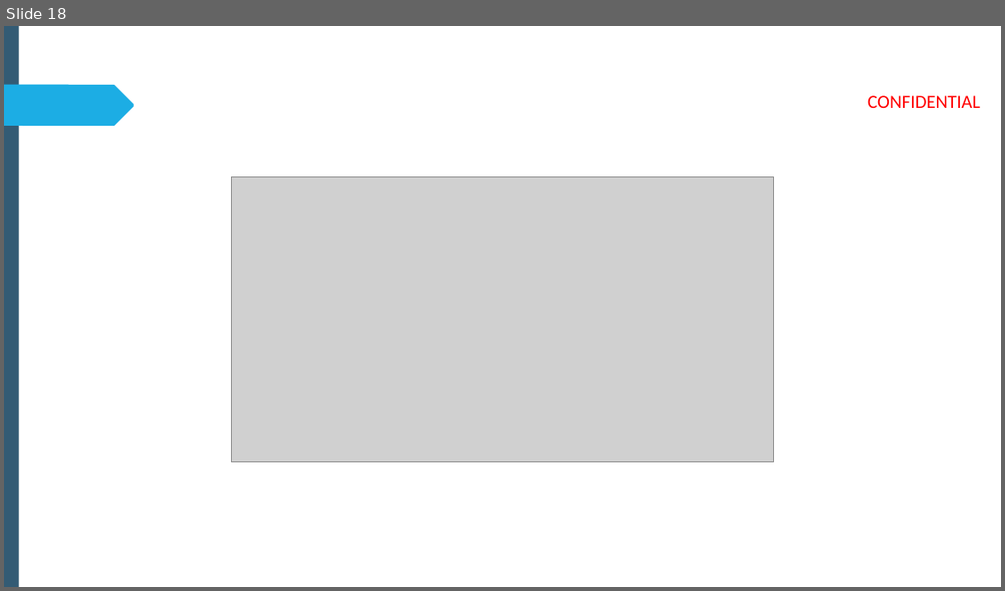
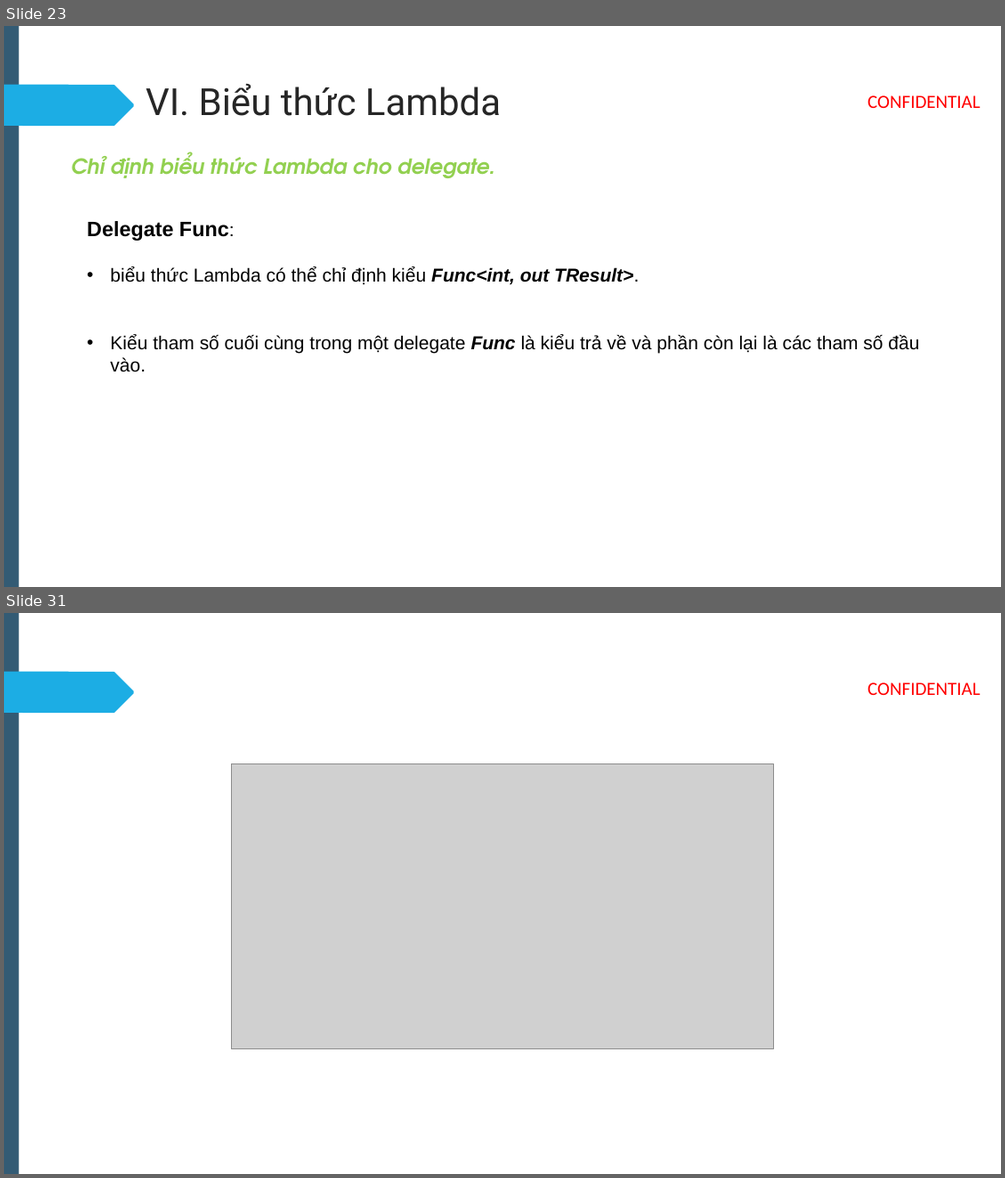
Before and after one commit to Linh-dev/Linq-CSharp, a slide deck: NWS_INTRO_WebDeveloperRoadmap.pptx. Shown one above the other, each under a label of ours: slide 18 before the commit, slides 23 and 31 after it; the slides between them are not shown. The pictures are 1005x591 and 1005x1178 pixels, drawn with LibreOffice and Linux fonts; fonts in the diff are those of the drawing; grey boxes stand for pictures; background and template pictures are left out. Boxes give left, top, right and bottom in pixels: in the first picture for what was removed or moved away, otherwise in the second. Text is boxed around its words. In the diff, an @@ line names an element or a change of style, - is before the commit and + after.

```diff
--- a/NWS_INTRO_WebDeveloperRoadmap.pptx
+++ b/NWS_INTRO_WebDeveloperRoadmap.pptx
@@ slide 23 added at bbox=[4, 26, 1001, 587], background #FFFFFF; not listed: 3 template elements that a slide beside it also shows @@
@@ title added at bbox=[146, 83, 501, 116], 36 pt, text #262626 @@
+VI. Biểu thức Lambda
@@ text added at bbox=[71, 151, 495, 178], 20 pt, text #92D050, bold, italic @@
+Chỉ định biểu thức Lambda cho delegate.
@@ text added at bbox=[87, 221, 919, 372], 18 pt, text #000000 @@
+Delegate Func:
+• biểu thức Lambda có thể chỉ định kiểu Func<int, out TResult>.
+• Kiểu tham số cuối cùng trong một delegate Func là kiểu trả về và phần còn lại là các tham số đầu vào.
@@ what was slide 18 is now slide 31 @@
```
Also in this commit, not shown: 2 slides changed, 26 other slides added, 14 slides removed, 6 other files.
